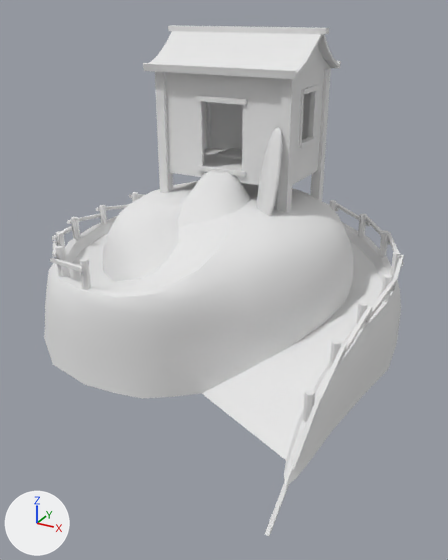
Two versions of the Blender file src/models/hut/Hut_Hill.blend, one commit apart.
One viewpoint serves both versions: a 50 mm camera at (604.0, -1170.0, 643.0) aimed at (18.0, -105.0, 111.0). Every picture has the same lights, and +X, +Y and +Z are marked at lower left.
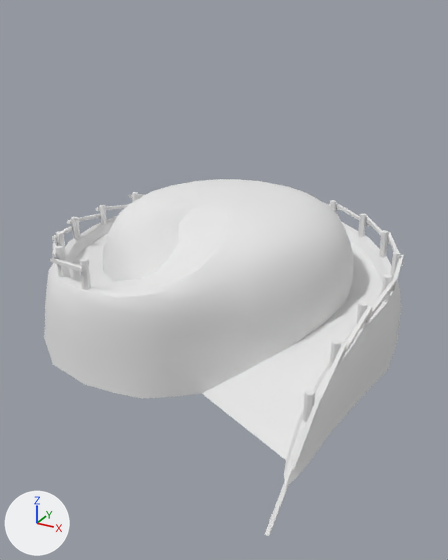
Where the newer file only moved an object's origin or applied its transform, the numbers keep the older frame.

Pixel boxes [x1, y1, x2, y2] of what changed, in the pictures (448 x 560 px):
'Mesh.009', deleted: before [155, 68, 331, 213]
'Mesh.012', deleted: before [143, 25, 341, 79]
'Mesh.008', deleted: before [178, 170, 251, 227]
'Mesh.010', deleted: before [257, 127, 282, 217]
'Mesh.011', deleted: before [217, 149, 242, 159]

What changed in the scene script:
```text
Remove ob_mesh_012:
    ob_mesh_012 = bpy.data.objects.new('Mesh.012', me_polysurface2)
    ob_mesh_012.location = (0.0, 0.0, 0.0)
    ob_mesh_012.rotation_euler = (1.571, 0.0, 3.142)  # degrees (90, 0, 180)
    ob_mesh_012.scale = (49.3, 49.3, 49.3)
Remove ob_mesh_011:
    ob_mesh_011 = bpy.data.objects.new('Mesh.011', me_pcube9)
    ob_mesh_011.location = (0.0, 0.0, 0.0)
    ob_mesh_011.rotation_euler = (1.571, 0.0, 3.142)  # degrees (90, 0, 180)
    ob_mesh_011.scale = (49.3, 49.3, 49.3)
Remove ob_mesh_010:
    ob_mesh_010 = bpy.data.objects.new('Mesh.010', me_pcube5)
    ob_mesh_010.location = (53.0, 4.0, 0.0)
    ob_mesh_010.rotation_euler = (1.728, 0.0, 2.587)  # degrees (99, 0, 148)
    ob_mesh_010.scale = (49.3, 49.3, 49.3)
Remove ob_mesh_009:
    ob_mesh_009 = bpy.data.objects.new('Mesh.009', me_pcube1)
    ob_mesh_009.location = (0.0, 0.0, 0.0)
    ob_mesh_009.rotation_euler = (1.571, 0.0, 3.142)  # degrees (90, 0, 180)
    ob_mesh_009.scale = (49.3, 49.3, 49.3)
Remove ob_mesh_008:
    ob_mesh_008 = bpy.data.objects.new('Mesh.008', me_pcube12)
    ob_mesh_008.location = (0.0, 0.0, 0.0)
    ob_mesh_008.rotation_euler = (1.571, 0.0, 3.142)  # degrees (90, 0, 180)
    ob_mesh_008.scale = (83.1, 83.1, 83.1)
```
